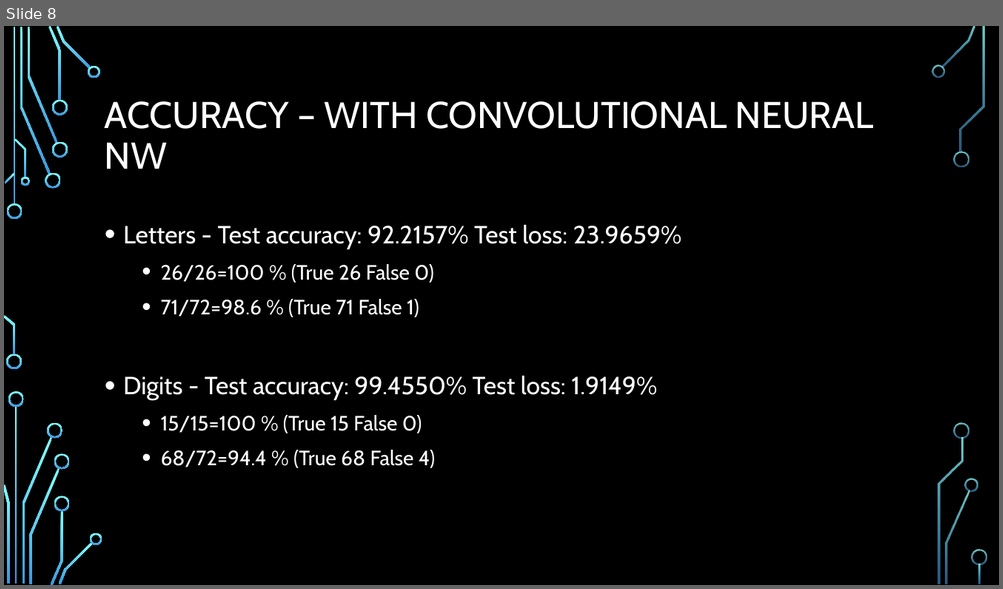
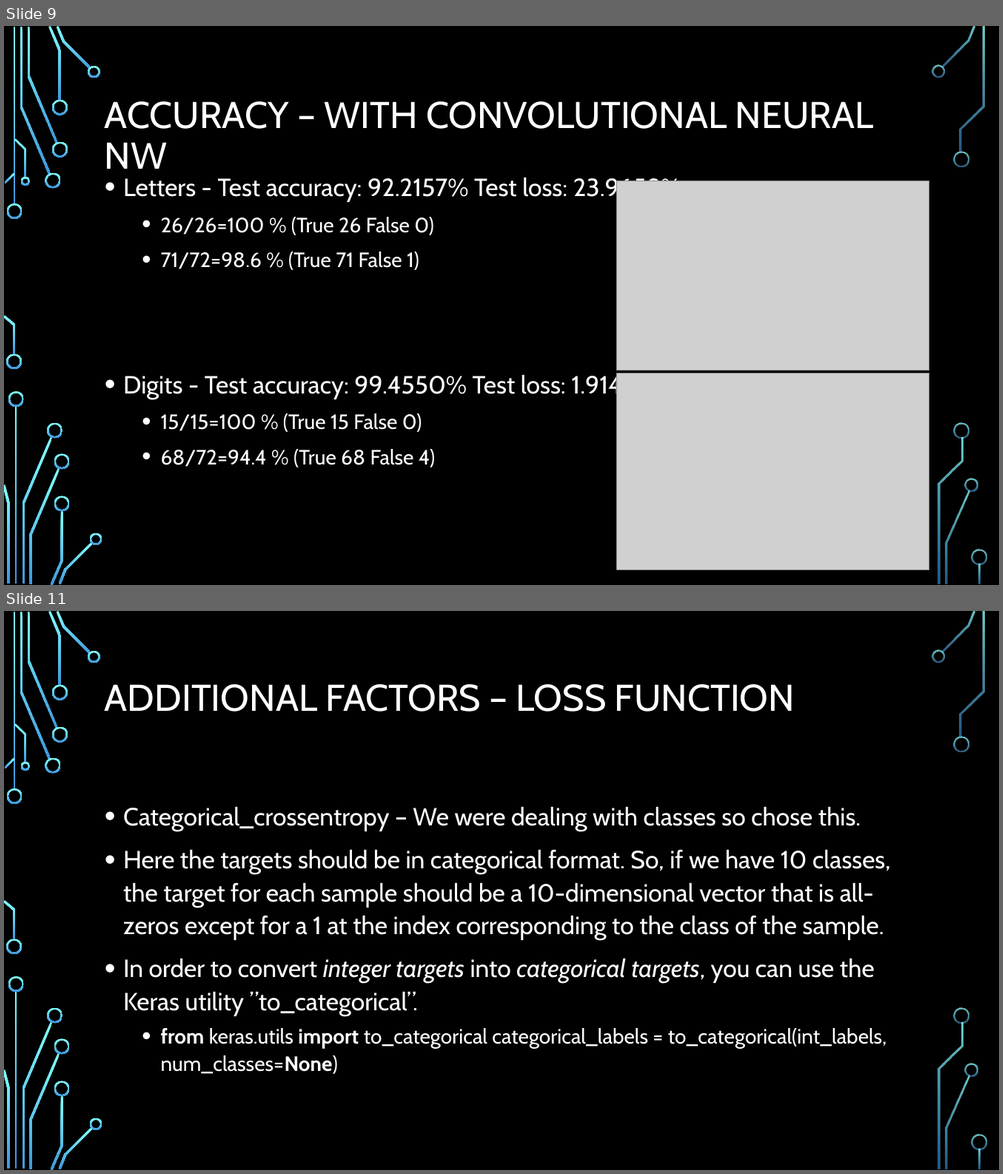
Before and after one commit to PragatisGitHub/Learn2Write, a slide deck: Presentation & reports/Learn2Write.pptx. Shown one above the other, each under a label of ours: slide 8 before the commit, slides 9 and 11 after it; the slides between them are not shown. The pictures are 1003x589 and 1003x1174 pixels, drawn with LibreOffice and Linux fonts; fonts in the diff are those of the drawing; grey boxes stand for pictures; background and template pictures are left out. Boxes give left, top, right and bottom in pixels: in the first picture for what was removed or moved away, otherwise in the second. Text is boxed around its words. In the diff, an @@ line names an element or a change of style, - is before the commit and + after.

Commit message:
Updating Images Folder, ppt & accuracy report

```diff
--- a/Presentation & reports/Learn2Write.pptx
+++ b/Presentation & reports/Learn2Write.pptx
@@ slide 11 added at <box>4,611,999,1170</box>, background picture (left out); not listed: 36 template elements that a slide beside it also shows @@
@@ title added at <box>105,684,794,712</box>, 36 pt, text #FFFFFF @@
+ADDITIONAL FACTORS – LOSS FUNCTION
@@ text added at <box>123,806,890,1074</box>, 24 pt, text #FFFFFF @@
+• Categorical_crossentropy – We were dealing with classes so chose this.
+• Here the targets should be in categorical format. So, if we have 10 classes, the target for each sample should be a 10-dimensional vector that is all-zeros except for a 1 at the index corresponding to the class of the sample.
+• In order to convert integer targets into categorical targets, you can use the Keras utility ”to_categorical”.
+  • from keras.utils import to_categorical categorical_labels = to_categorical(int_labels, num_classes=None)
@@ what was slide 8 is now slide 9 @@
@@ slide 9 changed as well @@
@@ text "Letters - Test accuracy: 92.2157% ..." rewrapped from <box>123,224,682,469</box> to <box>123,175,682,468</box> @@
@@ picture added at <box>617,181,929,371</box> @@
@@ picture added at <box>617,374,929,571</box> @@
```
Also in this commit, not shown: 5 other slides changed, 9 other slides added, 3 slides removed, 4 other files.
